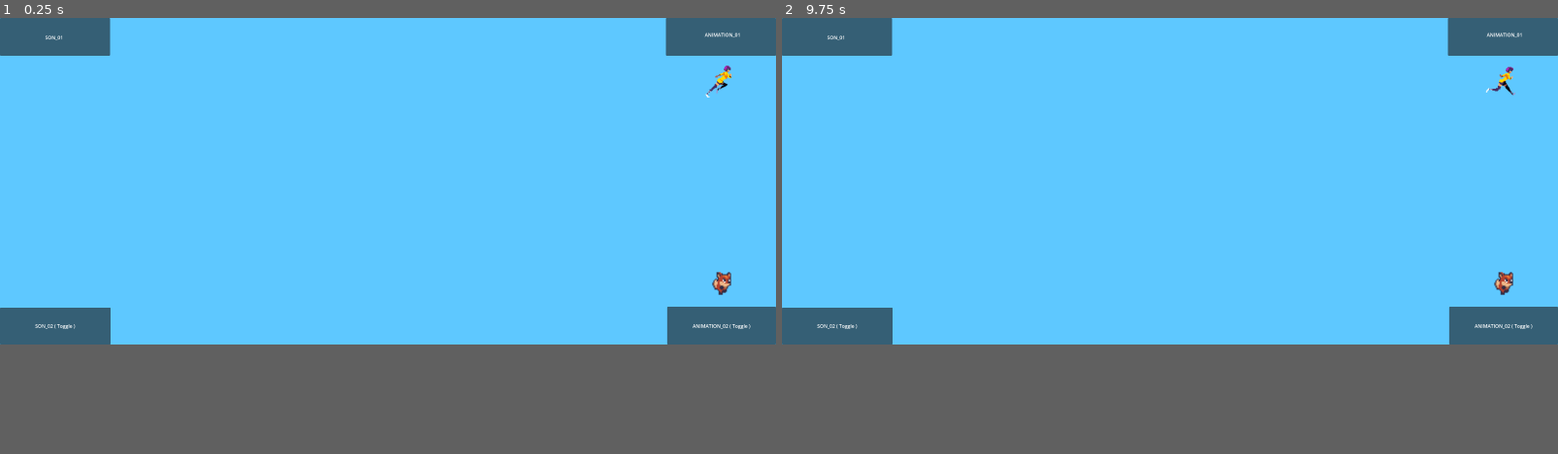
Above: before the commit, frames 1-2 (left to right).
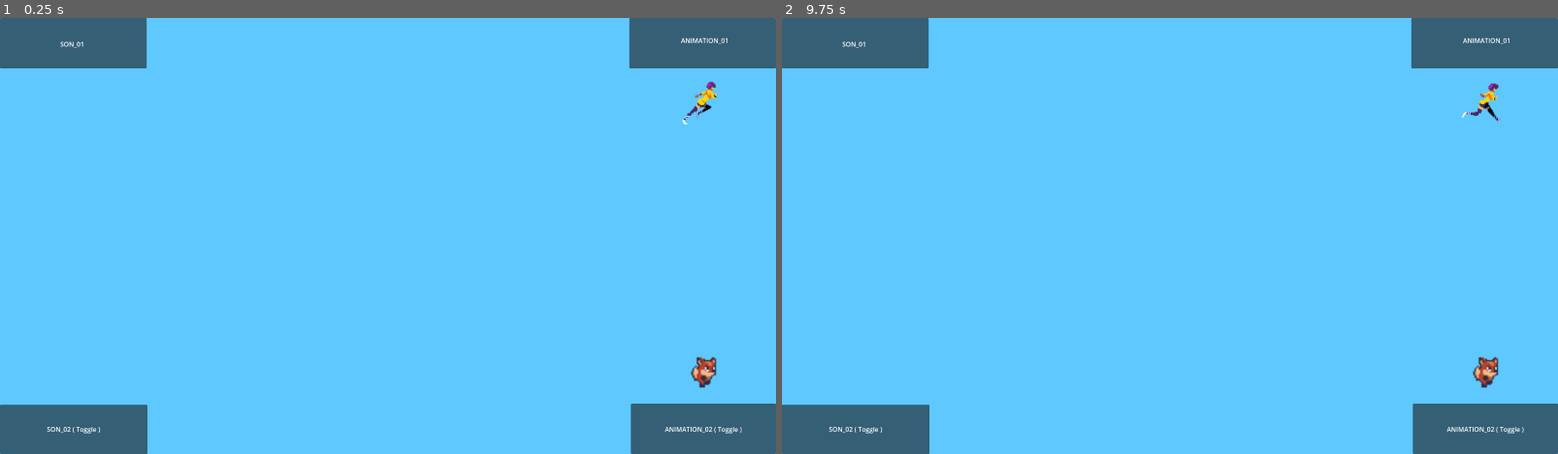
Above: after the commit, the same moments.

Repository: JoCrevier/Projet_01
Game: Godot game, scene res://Interface_Interactible.tscn
Two runs of this game, one before a commit and one after it. Both use one fixed random seed, a clock stepped at 60 frames per second and the inputs below.
Inputs:
- Up to frame 1 (0.25 s): no input
- Up to frame 2 (9.75 s): click "SON_01" at 0.5 s; click "ANIMATION_01" at 1.25 s; click "SON_02 ( Toggle )" at 2 s; click "ANIMATION_02 ( Toggle )" at 2.75 s; click "SON_01" at 3.5 s; click "ANIMATION_01" at 4.25 s; click "SON_02 ( Toggle )" at 5 s; click "ANIMATION_02 ( Toggle )" at 5.75 s; click "SON_01" at 6.5 s; click "ANIMATION_01" at 7.25 s; click "SON_02 ( Toggle )" at 8 s; click "ANIMATION_02 ( Toggle )" at 8.75 s; tap Enter at 9.5 s; tap 1 (Animation_01) at 9.6 s
In our replay, the window is 800x337 before the commit and 800x450 after it. These sizes can differ from the game's own. Grey fills any space a smaller window leaves; there, only what the larger window draws over its background counts as a difference.

The runs differ from the first frame. In frame 1, 9.3% of the frame differs, in the area x 0-100%, y 0-100%; in frame 2, 9.3%.

Commit message:
changement_09

Diff:
--- a/Fichier_Godot/project.godot
+++ b/Fichier_Godot/project.godot
@@ -17,7 +17,7 @@
 
 [display]
 
-window/size/viewport_width=2560
+window/size/viewport_width=1920
 window/size/viewport_height=1080
 window/stretch/mode="viewport"
 window/stretch/aspect="expand"
Not shown, changed: docs/index.pck
